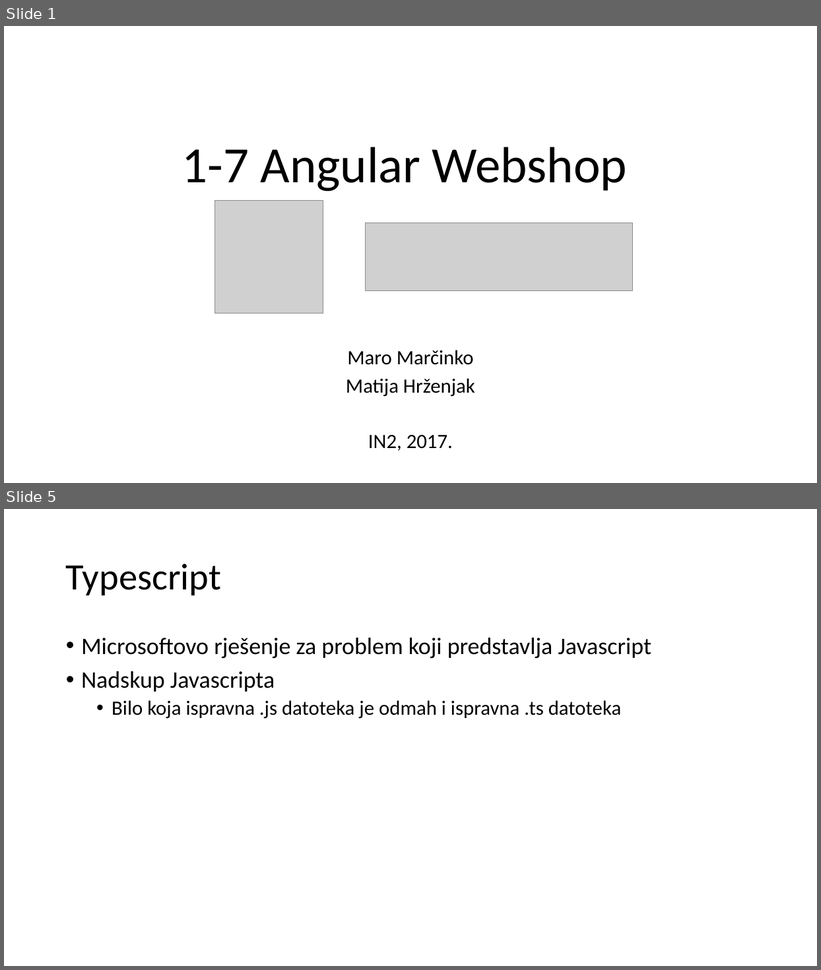
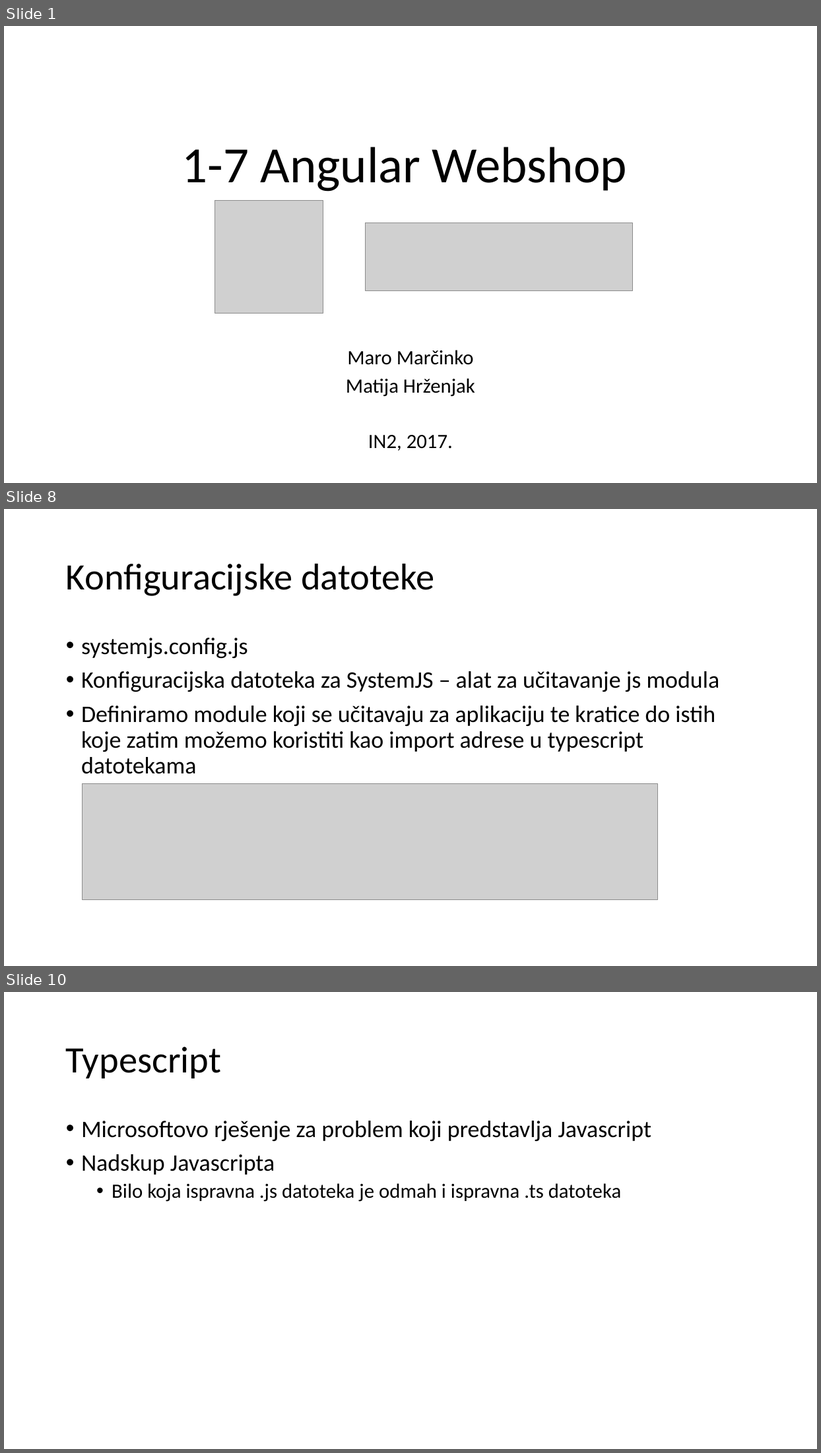
Before and after one commit to mmssniper/angular-workshop, a slide deck: prezentacije/1-7 Angular webshop.pptx. Shown one above the other, each under a label of ours: slides 1 and 5 before the commit, slides 1, 8 and 10 after it; the slides between them are not shown. The pictures are 821x970 and 821x1453 pixels, drawn with LibreOffice and Linux fonts; fonts in the diff are those of the drawing; grey boxes stand for pictures. Boxes give left, top, right and bottom in pixels: in the first picture for what was removed or moved away, otherwise in the second. Text is boxed around its words. In the diff, an @@ line names an element or a change of style, - is before the commit and + after.

```diff
--- a/prezentacije/1-7 Angular webshop.pptx
+++ b/prezentacije/1-7 Angular webshop.pptx
@@ slide 8 added at (4,509,817,966), background #FFFFFF @@
@@ title added at (66,563,435,596), 44 pt, text #000000 @@
+Konfiguracijske datoteke
@@ text added at (81,638,720,774), 28 pt, text #000000 @@
+• systemjs.config.js
+• Konfiguracijska datoteka za SystemJS – alat za učitavanje js modula
+• Definiramo module koji se učitavaju za aplikaciju te kratice do istih koje zatim možemo koristiti kao import adrese u typescript datotekama
@@ picture added at (82,784,658,900) @@
@@ what was slide 5 is now slide 10 @@
```
Also in this commit, not shown: 3 slides changed, 4 other slides added.
